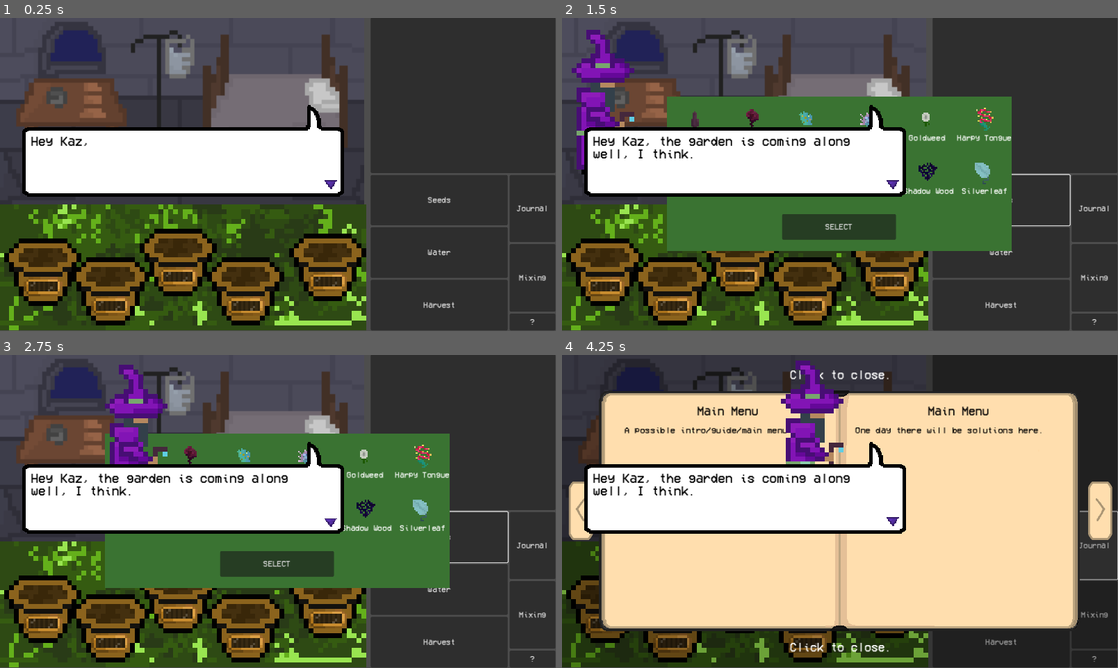
Above: before the commit, frames 1-4 (two rows, left to right).
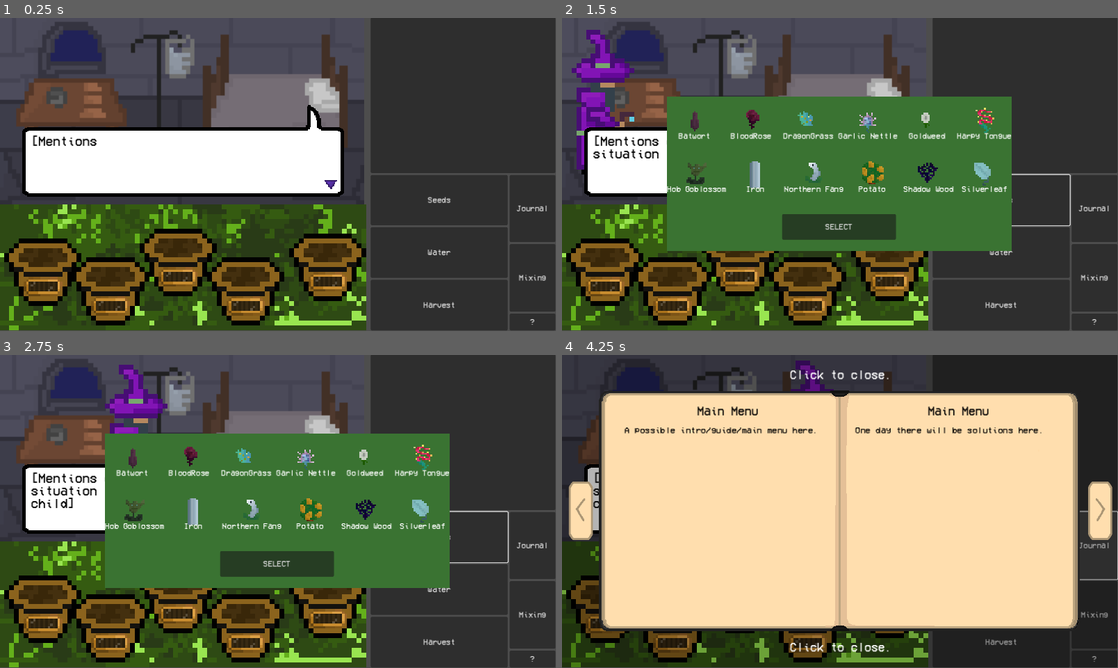
Above: after the commit, the same moments.

Repository: Chasmessian/Shadow-Alchemy
Game: Godot game, scene res://world.tscn
Same seed, same stepped clock (60 frames per second), same inputs: the game is played once before the commit and once after it.
Inputs:
- Up to frame 1 (0.25 s): no input
- Up to frame 2 (1.5 s): click "Seeds" at 0.5 s; click "Water" at 1.25 s
- Up to frame 3 (2.75 s): click "Harvest" at 2 s
- Up to frame 4 (4.25 s): click "SELECT" at 2.75 s; click "Journal" at 3.5 s

The runs differ from the first frame. In frame 1, 0.2% of the frame differs, in the area x 5-18%, y 37-41%; in frame 2, 11%; in frame 3, 12%; in frame 4, 15%, in the area x 4-62%, y 1-58%.

Commit message:
seed selection display

Diff:
--- a/Ingredients/Base/plant.gdshader
+++ b/Ingredients/Base/plant.gdshader
@@ -8,6 +8,13 @@
 	vec2(1, -1), vec2(1, 0), vec2(1, 1)
 };
 
+void vertex(){
+	if(line_color.w==1.0){
+		VERTEX.x -= 8.0;
+		VERTEX.y -= 8.0;
+		VERTEX *= 1.5;
+	}
+}
 void fragment() {
 	vec2 size = TEXTURE_PIXEL_SIZE * line_thickness;
 	float outline = 0.0;
--- a/UI/MainScene/Dialogue/dialogue.gd
+++ b/UI/MainScene/Dialogue/dialogue.gd
@@ -4,8 +4,8 @@
 signal ending_dialogue
 
 var messages = [
-	"Hey Kaz, the garden is coming along well, I think.",
-	"Well done."
+	"[Mentions completely irrelevant medical situation that happened to them as a child]",
+	"[Brings it up again because dementia because old because time]"
 	]
 
 var typing_speed = .025
--- a/UI/MainScene/viewport.tscn
+++ b/UI/MainScene/viewport.tscn
@@ -9,6 +9,7 @@
 size = Vector2(748, 387.5)
 
 [node name="Viewport" type="Control"]
+z_index = -1
 layout_mode = 3
 anchors_preset = 15
 anchor_right = 1.0
@@ -21,16 +22,17 @@
 script = ExtResource("1_lkgja")
 
 [node name="Patient" parent="." instance=ExtResource("2_wlxyc")]
+z_index = -1
 position = Vector2(-146, 158)
 flip_h = true
 
 [node name="Castle Background" type="Sprite2D" parent="."]
+z_index = -2
 position = Vector2(378, 198)
 scale = Vector2(2.16, 2.21143)
 texture = ExtResource("1_1hy6x")
 
 [node name="Speech Bubble" parent="." instance=ExtResource("2_5asnf")]
-z_index = 2
 layout_mode = 1
 offset_left = 34.0
 offset_top = 38.0
--- a/UI/Seed Selection/Seed Selection.gd
+++ b/UI/Seed Selection/Seed Selection.gd
@@ -26,13 +26,15 @@
 	for i in range(bottomRow.get_child_count()):
 		bottomRow.get_child(i).selected.connect(highlight)
 
-func highlight(ingredient):
-	print(ingredient)
+func highlight(ingredient): #ingredient is the actual slot, so that it may be highlighted
+	if(selected!=null):
+		selected.deselect()
+	#print(ingredient)
 	selected = ingredient
 
 func selectIngredient():
 	if(selected!=null):
-		Garden.selectedSeed = load(seedToPlant[selected])
+		Garden.selectedSeed = load(seedToPlant[selected.ingredient])
 	call_deferred("close")
 func close():
 	World.instance.closeMenu()
--- a/UI/Seed Selection/seedSlot.gd
+++ b/UI/Seed Selection/seedSlot.gd
@@ -4,9 +4,11 @@
 func _on_gui_input(event):
 	if(Input.is_action_just_pressed("click")):
 		print("E")
-		selected.emit(ingredient)
-
+		selected.emit(self)
+		$TextureRect.material.set_shader_parameter("line_color", Vector4(1,0,0,1))
 func _ready():
 	var made = ingredient.new()
 	$TextureRect.texture = made.texture
 	$Label.text = made.label
+func deselect():
+	$TextureRect.material.set_shader_parameter("line_color", Vector4(0,0,0,0))
--- a/UI/Seed Selection/seedSlot.tscn
+++ b/UI/Seed Selection/seedSlot.tscn
@@ -1,19 +1,28 @@
-[gd_scene load_steps=4 format=3 uid="uid://divqcygwjniho"]
+[gd_scene load_steps=6 format=3 uid="uid://divqcygwjniho"]
 
 [ext_resource type="Texture2D" uid="uid://b0i7oipxd0pj6" path="res://Ingredients/Dragongrass/DragonGrass.tres" id="1_015jg"]
 [ext_resource type="Script" path="res://UI/Seed Selection/seedSlot.gd" id="1_hamde"]
 [ext_resource type="Script" path="res://Ingredients/Batwort/Batwort.gd" id="2_ka1bg"]
+[ext_resource type="Shader" path="res://Ingredients/Base/plant.gdshader" id="3_3bgul"]
+
+[sub_resource type="ShaderMaterial" id="ShaderMaterial_dh0h6"]
+resource_local_to_scene = true
+shader = ExtResource("3_3bgul")
+shader_parameter/line_color = Vector4(1, 0, 0, 0)
+shader_parameter/line_thickness = 1.0
 
 [node name="ItemSlot" type="VBoxContainer"]
 offset_right = 80.0
 offset_bottom = 43.0
 size_flags_horizontal = 6
 size_flags_vertical = 3
+theme_override_constants/separation = -4
 script = ExtResource("1_hamde")
 ingredient = ExtResource("2_ka1bg")
 
 [node name="TextureRect" type="TextureRect" parent="."]
 texture_filter = 1
+material = SubResource("ShaderMaterial_dh0h6")
 layout_mode = 2
 size_flags_horizontal = 4
 size_flags_vertical = 3
